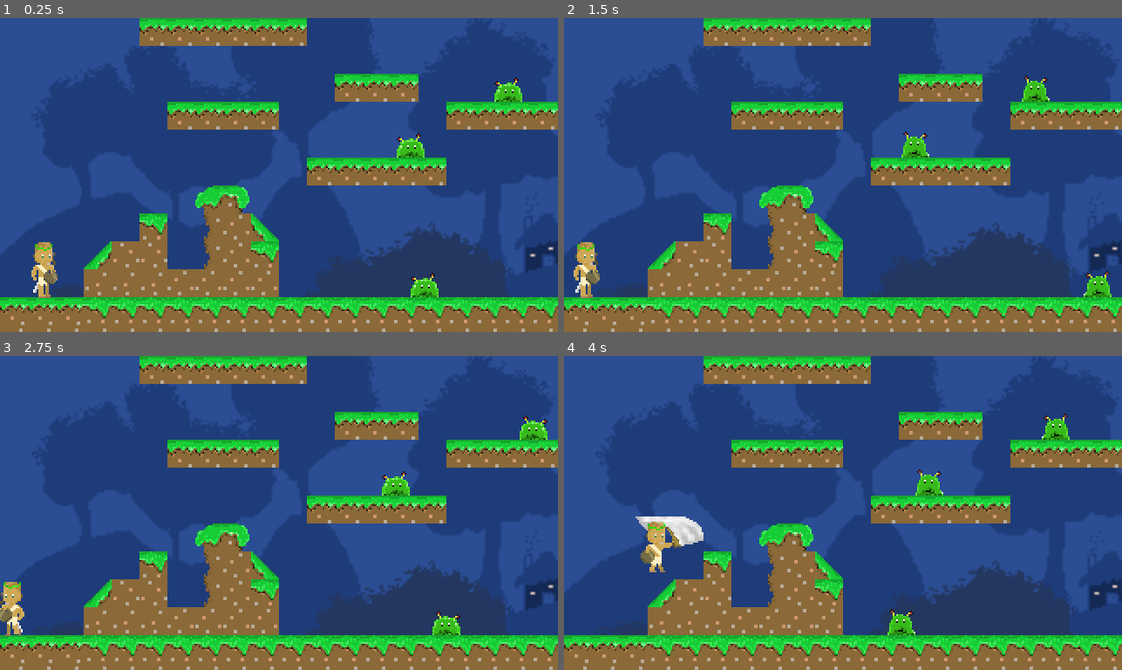
Above: before the commit, frames 1-4 (two rows, left to right).
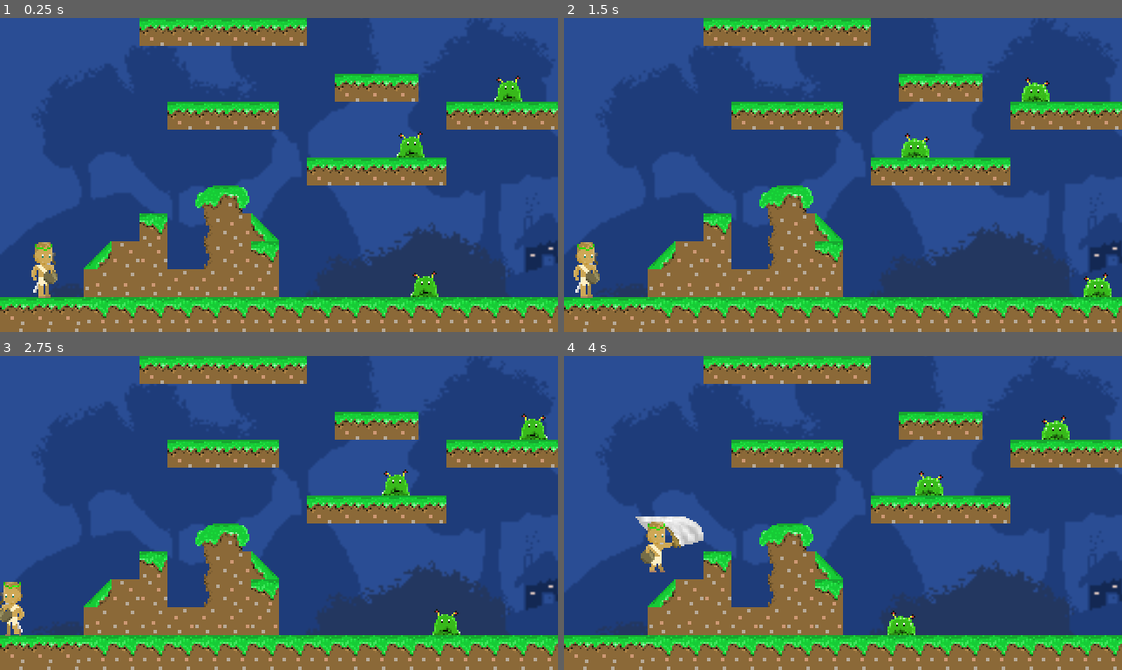
Above: after the commit, the same moments.

Repository: m4tthw-xu/Prometheus
Game: Godot game, scene res://StageOne.tscn
Two runs of this game, one before a commit and one after it. Both use one fixed random seed, a clock stepped at 60 frames per second and the inputs below.
Inputs:
- Up to frame 1 (0.25 s): no input
- Up to frame 2 (1.5 s): tap Enter (ui_accept) at 0.5, 0.77 s; hold A (ui_a) 0.53-1.28 s; tap D (ui_d) at 0.8, 1.35 s
- Up to frame 3 (2.75 s): tap Enter (ui_accept) at 1.52 s; tap G (ui_g) at 1.55, 2.1 s; hold A (ui_a) from 2.03 s (still down)
- Up to frame 4 (4 s): release A (ui_a) at 2.78 s; tap A (ui_a) at 2.85 s; tap Enter (ui_accept) at 3.02, 3.77 s; tap D (ui_d) at 3.05 s; hold D (ui_d) from 3.53 s (still down); tap G (ui_g) at 3.8 s

The runs differ from the first frame. In frame 1, 0.5% of the frame differs, in the area x 71-94%, y 18-89%; in frame 2, 0.5%; in frame 3, 0.5%; in frame 4, 0.5%.

Commit message:
Sword Bug Fix

Diff:
--- a/Prometheus/Fireball.tscn
+++ b/Prometheus/Fireball.tscn
@@ -48,7 +48,7 @@
 [node name="AnimatedSprite" type="AnimatedSprite" parent="."]
 frames = SubResource( 8 )
 animation = "shoot"
-frame = 6
+frame = 1
 playing = true
 
 [node name="CollisionShape2D" type="CollisionShape2D" parent="."]
--- a/Prometheus/Player.gd
+++ b/Prometheus/Player.gd
@@ -34,6 +34,7 @@
 	# running left and right animations and mechanics
 	if Input.is_action_pressed("ui_d"):
 		velocity.x = SPEED
+		$Melee.position.x = 12
 		if is_attacking == false:
 			$AnimatedSprite.play("run")
 		$AnimatedSprite.flip_h = false
@@ -41,6 +42,7 @@
 			$Position2D.position.x *= -1
 	elif Input.is_action_pressed("ui_a"):
 		velocity.x = -SPEED
+		$Melee.position.x = -12
 		if is_attacking == false:
 			$AnimatedSprite.play("run")
 		$AnimatedSprite.flip_h = true
@@ -74,11 +76,16 @@
 		is_attacking = true
 		if sign($Position2D.position.x) == 1:
 			$AnimatedSprite.offset.x = 14
-			$Melee.position.x = 12
 		if sign($Position2D.position.x) == -1:
 			$AnimatedSprite.offset.x = -14
-			$Melee.position.x = -12
+
+		print($Melee.get_overlapping_bodies())
+		for bob in $Melee.get_overlapping_bodies():
+			if bob.name.find("Slime") != -1:
+				bob.dead()
+
 		$AnimatedSprite.play("sword")
+
 
 	velocity.y = velocity.y + GRAVITY
 
@@ -98,7 +105,6 @@
 
 	previous_animation = $AnimatedSprite.animation
 
-	print($Melee.position.x)
 
 
 
@@ -110,8 +116,3 @@
 		$AnimatedSprite.offset.x = 0
 	if previous_animation == "spear" or previous_animation == "sword":
 		is_attacking = false
-
-
-func _on_Melee_body_entered(body):
-	if "Slime" in body.name and $AnimatedSprite.animation == "sword":
-		body.dead()
--- a/Prometheus/Player.tscn
+++ b/Prometheus/Player.tscn
@@ -7,7 +7,6 @@
 [ext_resource path="res://pass_through.tscn" type="PackedScene" id=5]
 [ext_resource path="res://Sprites/Prom/promspear32x32.png" type="Texture" id=6]
 [ext_resource path="res://Sprites/Prom/promSword48x32.png" type="Texture" id=7]
-[ext_resource path="res://Melee.tscn" type="PackedScene" id=8]
 
 [sub_resource type="AtlasTexture" id=9]
 atlas = ExtResource( 1 )
@@ -125,6 +124,9 @@
 [sub_resource type="RectangleShape2D" id=1]
 extents = Vector2( 7, 15 )
 
+[sub_resource type="RectangleShape2D" id=29]
+extents = Vector2( 16, 16 )
+
 [node name="Player" type="KinematicBody2D"]
 z_index = 1
 collision_mask = 3
@@ -157,7 +159,9 @@
 smoothing_enabled = true
 smoothing_speed = 2.0
 
-[node name="Melee" parent="." instance=ExtResource( 8 )]
+[node name="Melee" type="Area2D" parent="."]
+
+[node name="CollisionShape2D" type="CollisionShape2D" parent="Melee"]
+shape = SubResource( 29 )
 
 [connection signal="animation_finished" from="AnimatedSprite" to="." method="_on_AnimatedSprite_animation_finished"]
-[connection signal="body_entered" from="Melee" to="." method="_on_Melee_body_entered"]
--- a/Prometheus/Slime.tscn
+++ b/Prometheus/Slime.tscn
@@ -80,6 +80,9 @@
 [sub_resource type="RectangleShape2D" id=6]
 extents = Vector2( 8, 7 )
 
+[sub_resource type="RectangleShape2D" id=22]
+extents = Vector2( 8, 7 )
+
 [node name="Slime" type="KinematicBody2D"]
 script = ExtResource( 2 )
 __meta__ = {
@@ -89,11 +92,10 @@
 [node name="AnimatedSprite" type="AnimatedSprite" parent="."]
 frames = SubResource( 5 )
 animation = "idle"
-frame = 1
+frame = 3
 playing = true
 
 [node name="CollisionShape2D" type="CollisionShape2D" parent="."]
-visible = false
 position = Vector2( 0, 1 )
 shape = SubResource( 6 )
 
@@ -107,4 +109,10 @@
 wait_time = 2.0
 one_shot = true
 
+[node name="Area2D" type="Area2D" parent="."]
+
+[node name="CollisionShape2D" type="CollisionShape2D" parent="Area2D"]
+position = Vector2( 0, 1 )
+shape = SubResource( 22 )
+
 [connection signal="animation_finished" from="AnimatedSprite" to="." method="_on_AnimatedSprite_animation_finished"]
--- a/Prometheus/Spear.tscn
+++ b/Prometheus/Spear.tscn
@@ -36,6 +36,7 @@
 [node name="AnimatedSprite" type="AnimatedSprite" parent="."]
 frames = SubResource( 5 )
 animation = "shoot"
+frame = 2
 playing = true
 
 [node name="CollisionShape2D" type="CollisionShape2D" parent="."]
Not shown: 1 places in Prometheus/Slime.tscn that only renumber resources
Not shown, changed: Prometheus.pck
